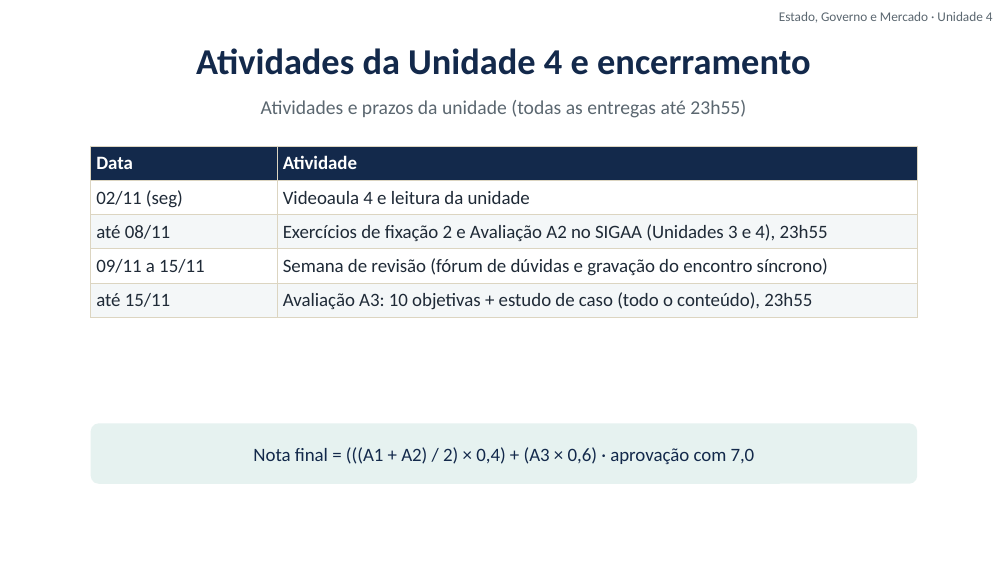
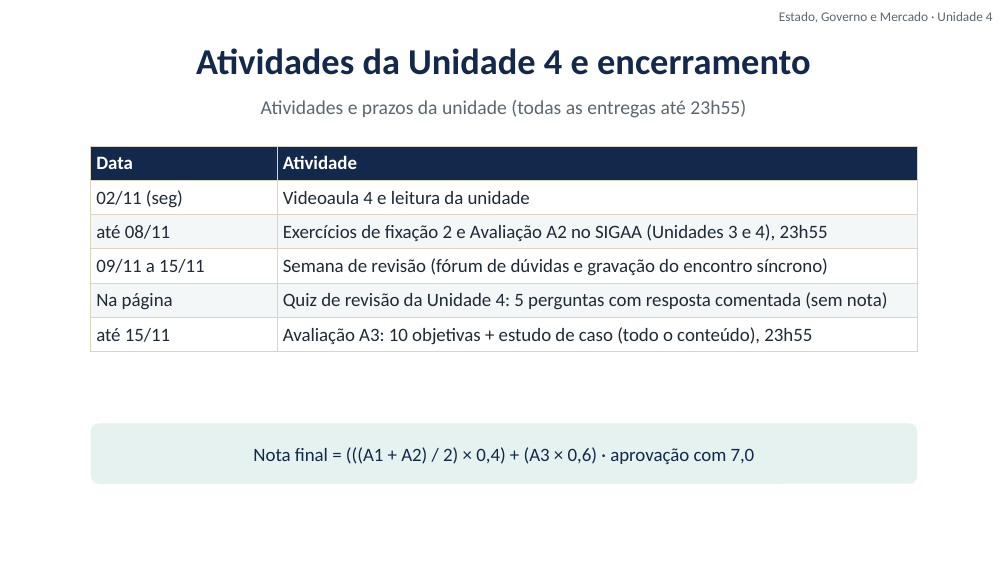
Before and after one commit to cleitonfranco74/gestao_publica, a slide deck: slide 24 of disciplina-01-estado-governo-mercado/materiais/04_Unidade_4_Modelos_de_Estado_e_Brasil.pptx. Drawn at 1008x567 pixels with LibreOffice and Linux fonts; fonts in the diff are those of the drawing; background and template pictures are left out. Boxes give left, top, right and bottom in pixels: in the first picture for what was removed or moved away, otherwise in the second. Text is boxed around its words. In the diff, an @@ line names an element or a change of style, - is before the commit and + after.

```diff
--- a/disciplina-01-estado-governo-mercado/materiais/04_Unidade_4_Modelos_de_Estado_e_Brasil.pptx
+++ b/disciplina-01-estado-governo-mercado/materiais/04_Unidade_4_Modelos_de_Estado_e_Brasil.pptx
@@ table at bbox=[91, 146, 917, 349] @@
+row 5: Na página | Quiz de revisão da Unidade 4: 5 perguntas com resposta comentada (sem nota)
```
Also in this commit, not shown: 11 slides removed, 17 other files.
